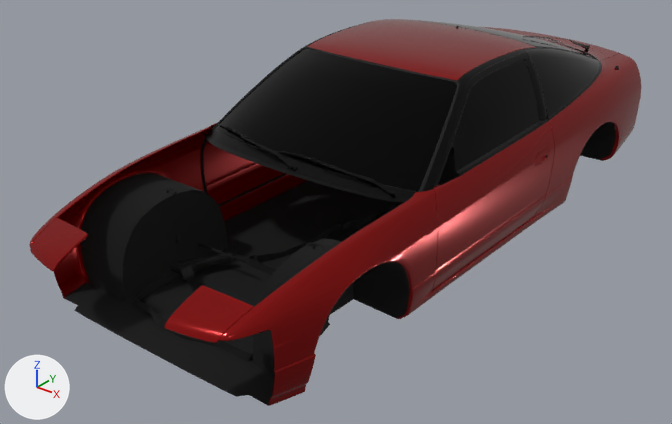
Before and after pictures for a commit that changed the glTF model content/cars/nissan_rs13/chassis.glb.
The view is the same before and after, from a 50 mm lens placed at (3.02, -4.17, 2.57), pointed at (-0.11, -0.24, 0.13). The axes (+X, +Y, +Z) are drawn at lower left. The lights are the same throughout. Where no turn or scale is listed for an object, it has been applied to the vertices. Vertices at the same position are counted once.

Objects in the first picture: 'Body', 'Plastic', 'Roof', 'Rubber', 'Undercarriage', 'Windows', 'Wipers'.
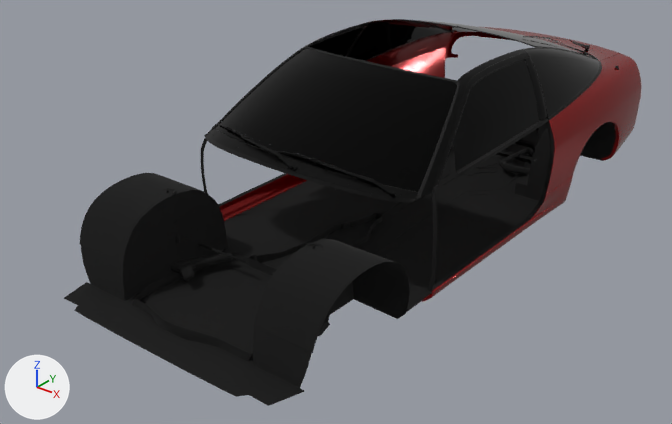
Commit message: Separation of nissan_rs13 body elements

Scene script edits in JSON lines:
```json
{"block": "me_body", "where": "# used by ob_body; location = (0.0, 0.0, 0.015)"}
{"op": "remove", "block": "me_body", "code": "me_body.from_pydata(...)  # 12135 vertices, 22867 faces; spans x -0.85..0.85, y -2.03..2.2, z -0.01..0.74"}
{"op": "add", "block": "me_body", "code": "me_body.from_pydata(...)  # 5038 vertices, 9450 faces; spans x -0.85..0.85, y -0.6..2.2, z -0.01..0.74"}
{"block": "me_body", "change": "me_body part 1: the loose piece of 425 vertices spanning x 0.38..0.67, y -2.03..-1.78, z 0.4..0.51 is deleted"}
{"block": "me_body", "change": "me_body part 2: the loose piece of 425 vertices spanning x -0.67..-0.38, y -2.03..-1.78, z 0.4..0.51 is deleted"}
{"block": "me_body", "change": "me_body part 3: 20 vertices moved within x 0.8..0.84, y -0.6..0.64, z 0.04..0.58; 3124 vertices removed from x 0.64..0.85, y -1.96..0.65, z -0.01..0.64"}
{"block": "me_body", "change": "me_body part 4: 14 vertices moved within x -0.84..-0.75, y -0.6..0.64, z -0.01..0.61; 3123 vertices removed from x -0.85..-0.64, y -1.96..0.65, z -0.01..0.64"}
{"op": "remove", "block": "ob_roof", "code": ["ob_roof = bpy.data.objects.new('Roof', me_roof)", "ob_roof.location = (0.0, 0.048, -0.11)"]}
```

Pixel boxes (x1, y1, x2, y2) of what changed, in the pictures (672 x 424 px):
```json
{"object": "Body", "change": "reshaped", "before": [29, 27, 641, 406], "after": [219, 27, 641, 302], "on screen": "31% narrower, 27% shorter"}
{"object": "Roof", "change": "deleted", "before": [308, 19, 535, 80]}
{"part": 1, "of": "me_body", "change": "deleted", "before": [165, 285, 254, 343], "on screen": "red"}
{"part": 2, "of": "me_body", "change": "deleted", "before": [30, 218, 88, 271], "on screen": "red"}
{"part": 3, "of": "me_body", "change": "cut back", "before": [219, 121, 555, 406], "after": [431, 128, 563, 298]}
{"part": 4, "of": "me_body", "change": "cut back", "before": [29, 123, 298, 298], "on screen": "red"}
```
